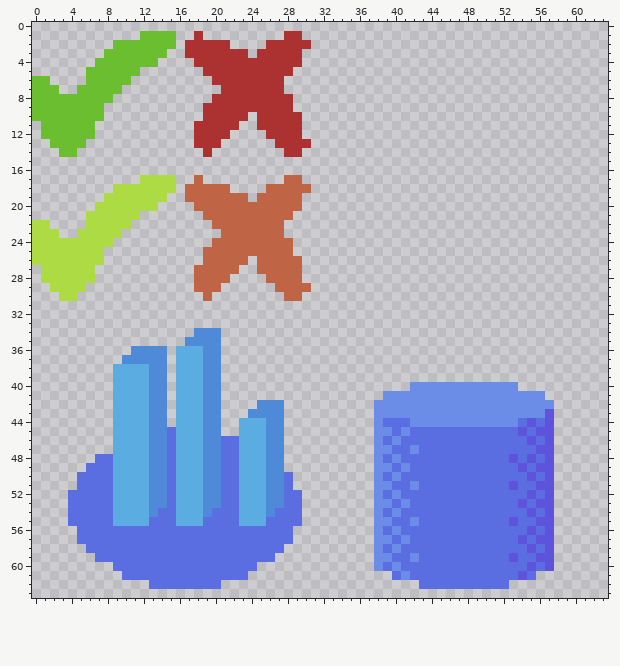
Pixel-art file -- external/spritesheet.aseprite. The picture above is the old version.
64x64 pixels, 1 frame.
And afterwards:
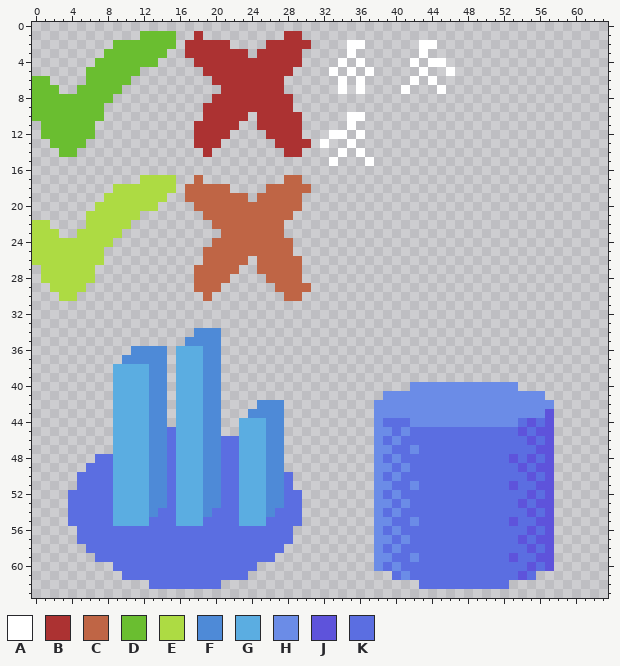
Palette (. is transparent): A #ffffff  B #ac3232  C #bf6545  D #6abe30  E #addb43  F #4e8ad7  G #5bade1  H #6b8ce7  J #5e53db  K #5b6ee1
The exact change:
y 2: x 35..36 .. -> AA; x 43..44 .. -> AA
y 3: x 35 . -> A; x 43 . -> A
y 4: x 34 . -> A; x 36 . -> A; x 42 . -> A; x 44..45 .. -> AA
y 5: x 33 . -> A; x 35 . -> A; x 37 . -> A; x 43 . -> A; x 46 . -> A
y 6: x 34 . -> A; x 36 . -> A; x 42 . -> A; x 44 . -> A
y 7: x 34 . -> A; x 36 . -> A; x 41 . -> A; x 45 . -> A
y 10: x 35..36 .. -> AA
y 11: x 35 . -> A
y 12: x 33..34 .. -> AA; x 36 . -> A
y 13: x 32 . -> A; x 35 . -> A
y 14: x 34 . -> A; x 36 . -> A
y 15: x 33 . -> A; x 37 . -> A
Boxes around the changes in both pictures, in picture pixels (x1, y1, x2, y2):
added: (320, 40, 455, 166)
